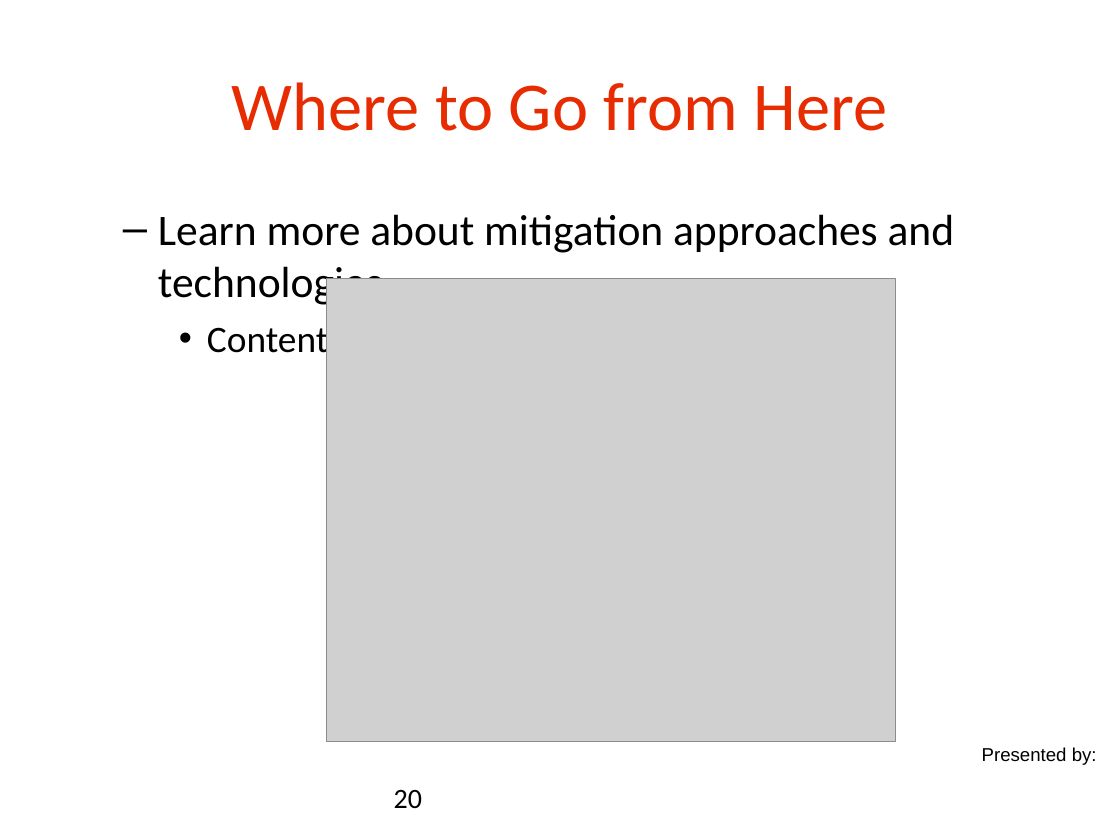
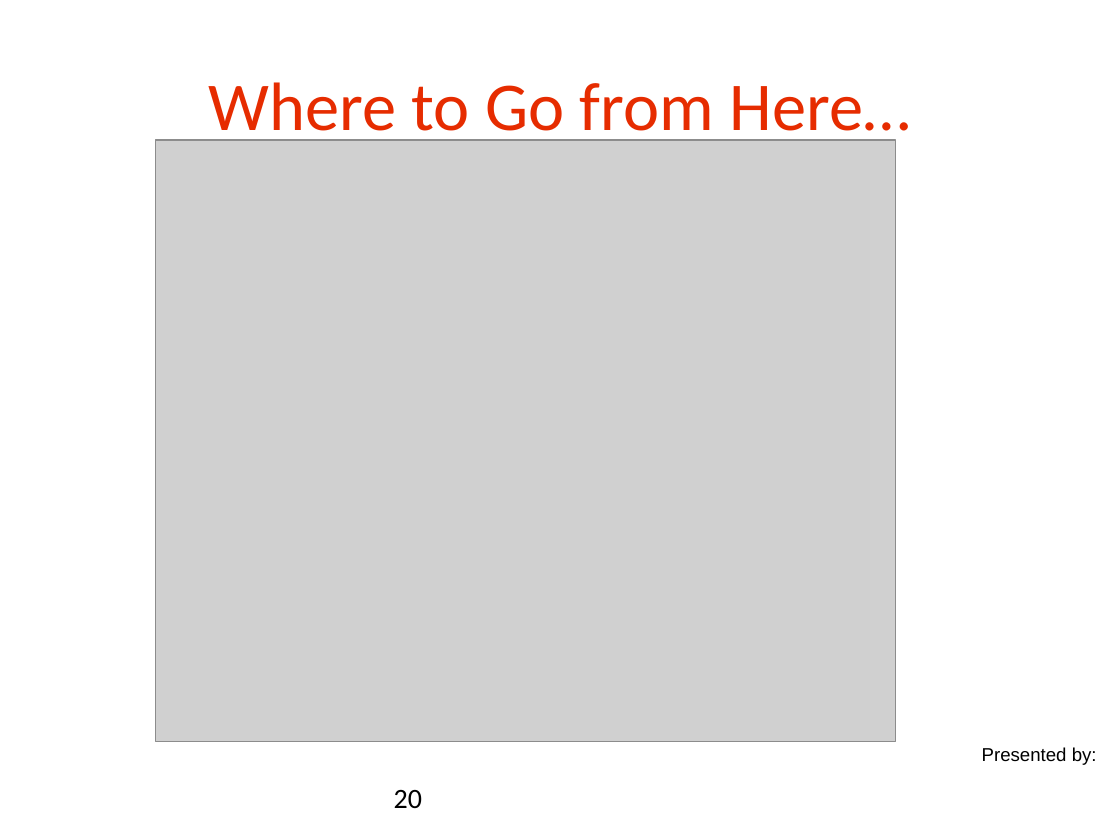
Before and after one commit to danielsomerfield/app-sec-presentation, a slide deck: slide 20 of AppSec Presentation Deck Day 5.ppt. Drawn at 1120x840 pixels with LibreOffice and Linux fonts; fonts in the diff are those of the drawing; grey boxes stand for pictures; background and template pictures are left out. Boxes give left, top, right and bottom in pixels: in the first picture for what was removed or moved away, otherwise in the second. Text is boxed around its words. In the diff, an @@ line names an element or a change of style, - is before the commit and + after.

```diff
--- a/AppSec Presentation Deck Day 5.ppt
+++ b/AppSec Presentation Deck Day 5.ppt
@@ title at [208, 82, 911, 147]: text changed @@
-Where to Go from Here
+Where to Go from Here…
@@ picture: place and size @@
-picture at [327, 279, 896, 741]
+picture at [156, 140, 896, 741]
@@ text removed at [158, 214, 955, 362] @@
-  – Learn more about mitigation approaches and technologies
-    • Content Security Policy
```
Also in this commit, not shown: 2 other slides changed, 4 other files.
